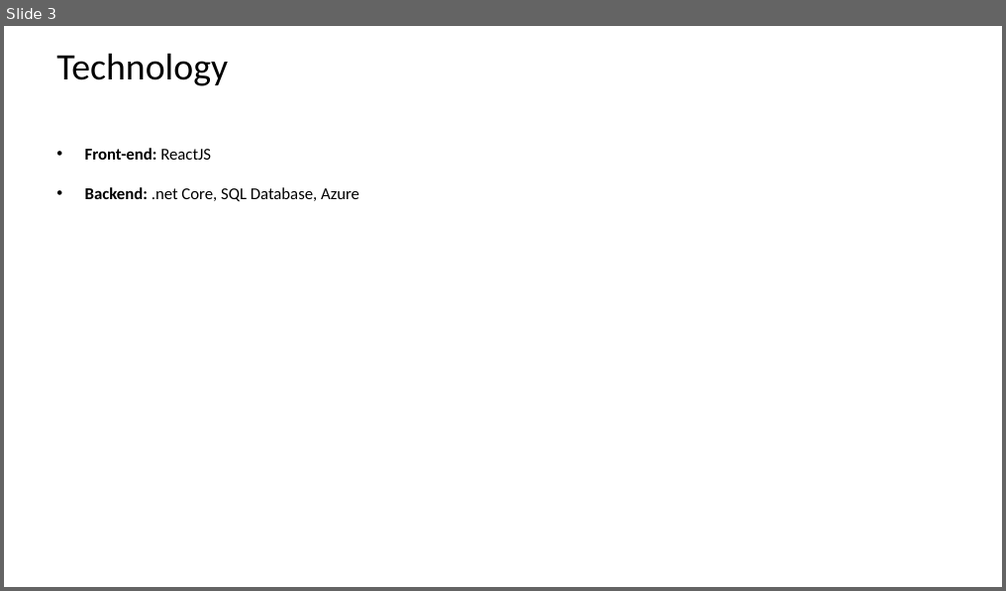
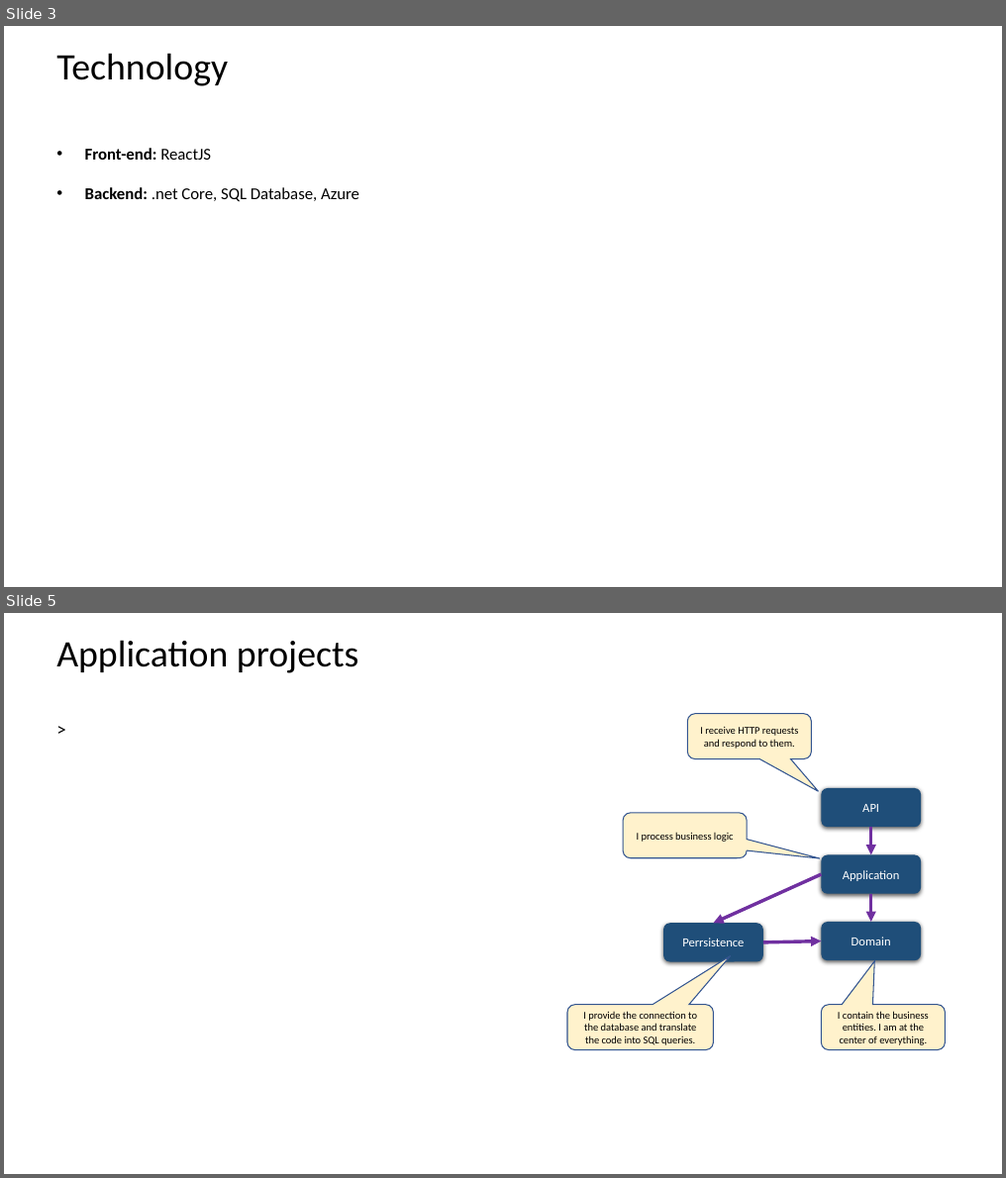
Before and after one commit to sundarkurs/DigitalAssets, a slide deck: Design/Digital Asset - Design.pptx. Shown one above the other, each under a label of ours: slide 3 before the commit, slides 3 and 5 after it; the slides between them are not shown. The pictures are 1006x591 and 1006x1178 pixels, drawn with LibreOffice and Linux fonts; fonts in the diff are those of the drawing. Boxes give left, top, right and bottom in pixels: in the first picture for what was removed or moved away, otherwise in the second. Text is boxed around its words. In the diff, an @@ line names an element or a change of style, - is before the commit and + after.

```diff
--- a/Design/Digital Asset - Design.pptx
+++ b/Design/Digital Asset - Design.pptx
@@ slide 5 added at bbox=[4, 613, 1002, 1174], background #FFFFFF @@
@@ text added at bbox=[56, 640, 358, 673], 36 pt, text #000000 @@
+Application projects
@@ text added at bbox=[50, 714, 503, 744], 18 pt, text #000000 @@
+>
@@ group added at bbox=[567, 714, 945, 1051]: 4 rounded rectangles, 4 arrows, 4 rounded speech boxes @@
+API
+Application
+Domain
+Perrsistence
+I receive HTTP requests and respond to them.
+I process business logic
+I contain the business entities. I am at the center of everything.
+I provide the connection to the database and translate the code into SQL queries.
```
Also in this commit, not shown: 1 slide changed, 1 other slide added.
